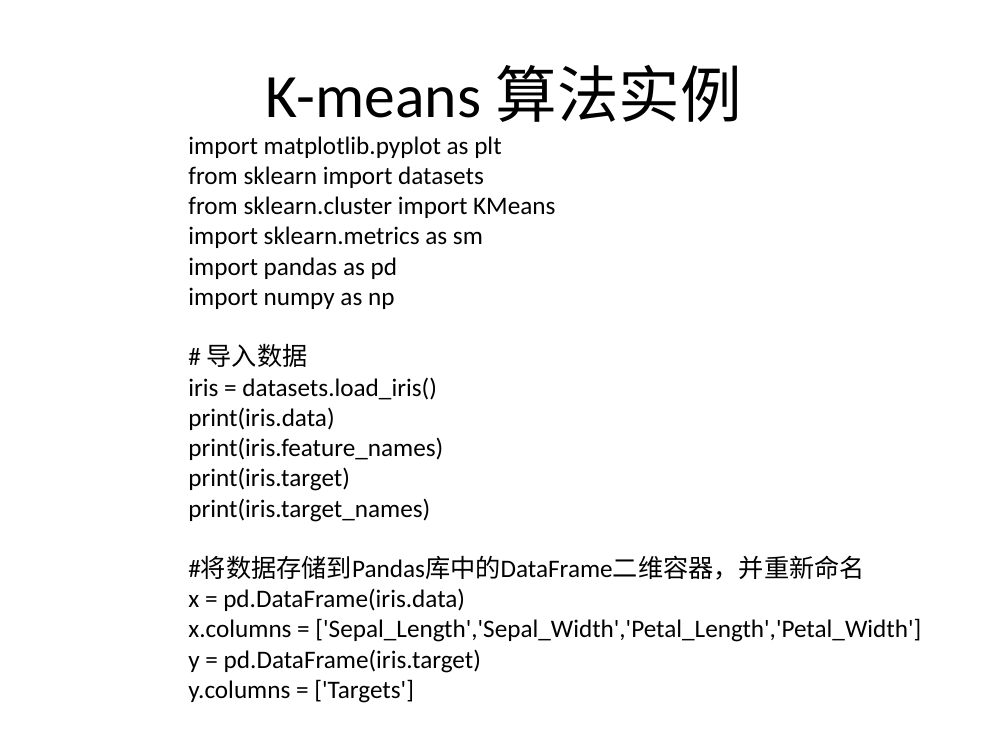
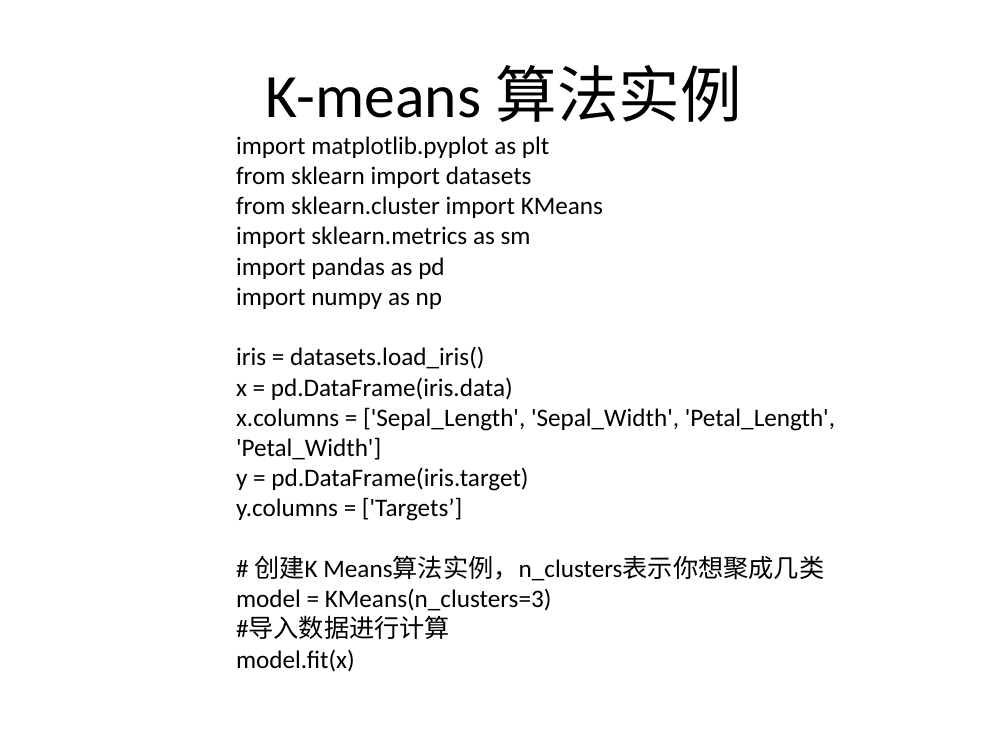
Before and after one commit to BattalionCommander/Python, a slide deck: slide 19 of cls_23聚类算法.pptx (slide 16 before the commit). Drawn at 1008x756 pixels with LibreOffice and Linux fonts; fonts in the diff are those of the drawing; background and template pictures are left out. Boxes give left, top, right and bottom in pixels: in the first picture for what was removed or moved away, otherwise in the second. Text is boxed around its words. In the diff, an @@ line names an element or a change of style, - is before the commit and + after.

```diff
--- a/cls_23聚类算法.pptx
+++ b/cls_23聚类算法.pptx
@@ text "import matplotlib.pyplot as plt" moved from (x1=188, y1=136, x2=921, y2=703) to (x1=236, y1=136, x2=835, y2=672) @@
@@ text at (x1=207, y1=343, x2=308, y2=367): paragraph removed @@
-# 导入数据
@@ text at (x1=188, y1=407, x2=864, y2=580): paragraphs removed @@
-print(iris.data)
-print(iris.feature_names)
-print(iris.target)
-print(iris.target_names)
-#将数据存储到Pandas库中的DataFrame二维容器，并重新命名
@@ text at (x1=236, y1=407, x2=835, y2=460): spaces changed @@
-x.columns = ['Sepal_Length','Sepal_Width','Petal_Length','Petal_Width']
+x.columns = ['Sepal_Length', 'Sepal_Width', 'Petal_Length', 'Petal_Width']
@@ text at (x1=236, y1=497, x2=824, y2=672): text changed @@
-y.columns = ['Targets']
+y.columns = ['Targets’]
+# 创建K Means算法实例，n_clusters表示你想聚成几类
+model = KMeans(n_clusters=3)
+#导入数据进行计算
+model.fit(x)
```
Also in this commit, not shown: 8 other slides changed, 5 slides added, 3 slides removed, 6 other files.
